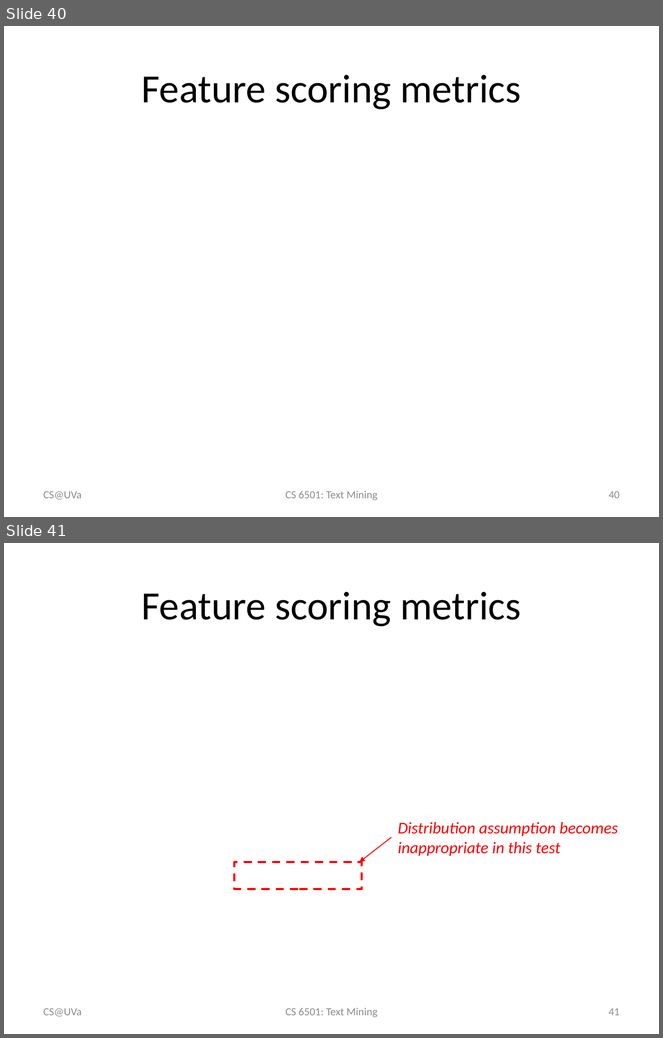
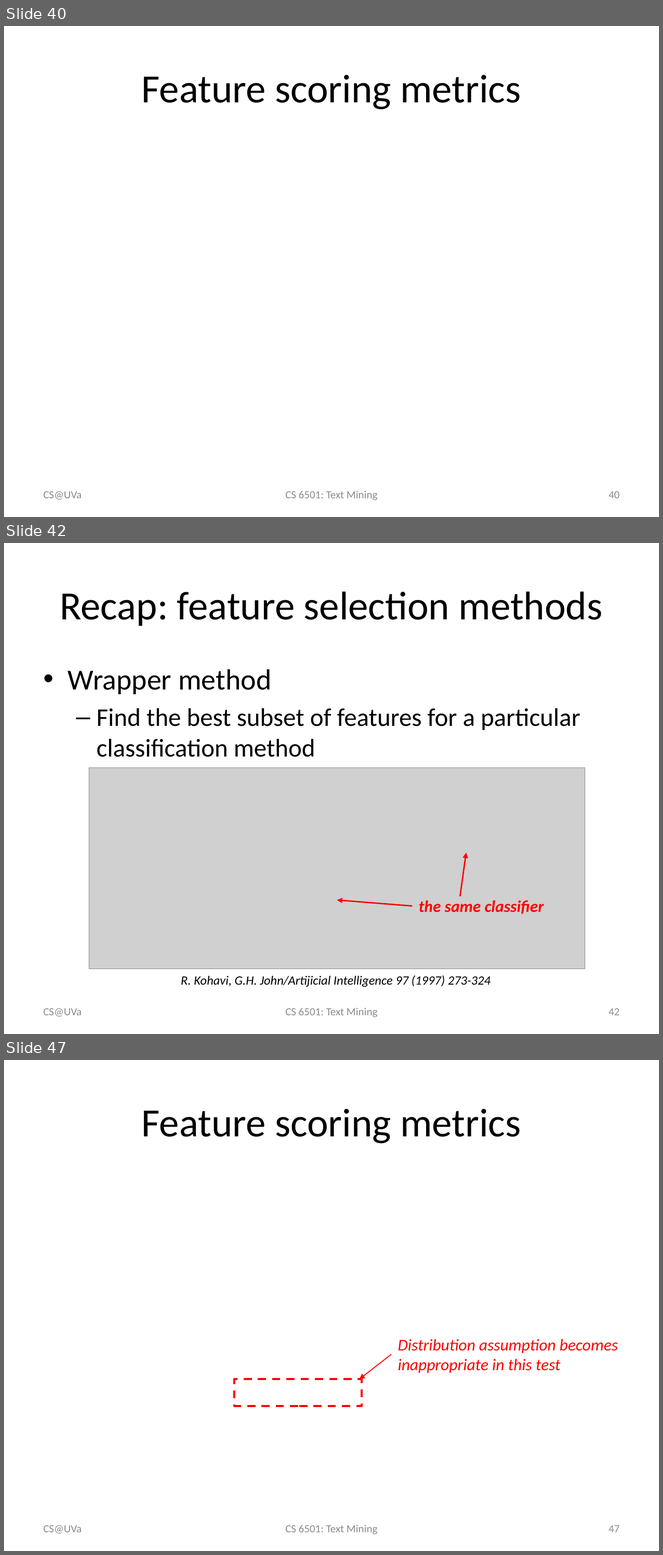
Before and after one commit to wang296/CS6501-Text-Mining, a slide deck: docs/TextCategorization.pptx. Shown one above the other, each under a label of ours: slides 40 and 41 before the commit, slides 40, 42 and 47 after it; the slides between them are not shown. The pictures are 663x1038 and 663x1555 pixels, drawn with LibreOffice and Linux fonts; fonts in the diff are those of the drawing; grey boxes stand for pictures. Boxes give left, top, right and bottom in pixels: in the first picture for what was removed or moved away, otherwise in the second. Text is boxed around its words. In the diff, an @@ line names an element or a change of style, - is before the commit and + after.

```diff
--- a/docs/TextCategorization.pptx
+++ b/docs/TextCategorization.pptx
@@ slide 42 added at (4,543,659,1034), background #FFFFFF @@
@@ title added at (60,591,603,626), 44 pt, text #000000 @@
+Recap: feature selection methods
@@ text added at (68,669,581,757), 28 pt, text #000000 @@
+• Wrapper method
+  – Find the best subset of features for a particular classification method
@@ picture added at (89,768,585,969) @@
@@ arrow added from (460, 897) to (467, 853), #FF0000 1.5 pt @@
@@ arrow added from (412, 906) to (337, 900), #FF0000 1.5 pt @@
@@ text added at (419,901,544,914), 18 pt, text #FF0000, bold, italic @@
+the same classifier
@@ text added at (181,976,491,988), 14 pt, text #000000, italic @@
+R. Kohavi, G.H. John/Artijicial Intelligence 97 (1997) 273-324
@@ text added at (44,1008,82,1017), 12 pt, text #8C8C8C @@
+CS@UVa
@@ text added at (285,1008,377,1018), 12 pt, text #8C8C8C @@
+CS 6501: Text Mining
@@ page number added at (609,1008,620,1016), 12 pt, text #8C8C8C @@
+42
@@ what was slide 41 is now slide 47 @@
@@ page number at (609,1525,620,1533): text changed @@
-41
+47
```
Also in this commit, not shown: 1 slide changed, 5 other slides added, 5 other files.
